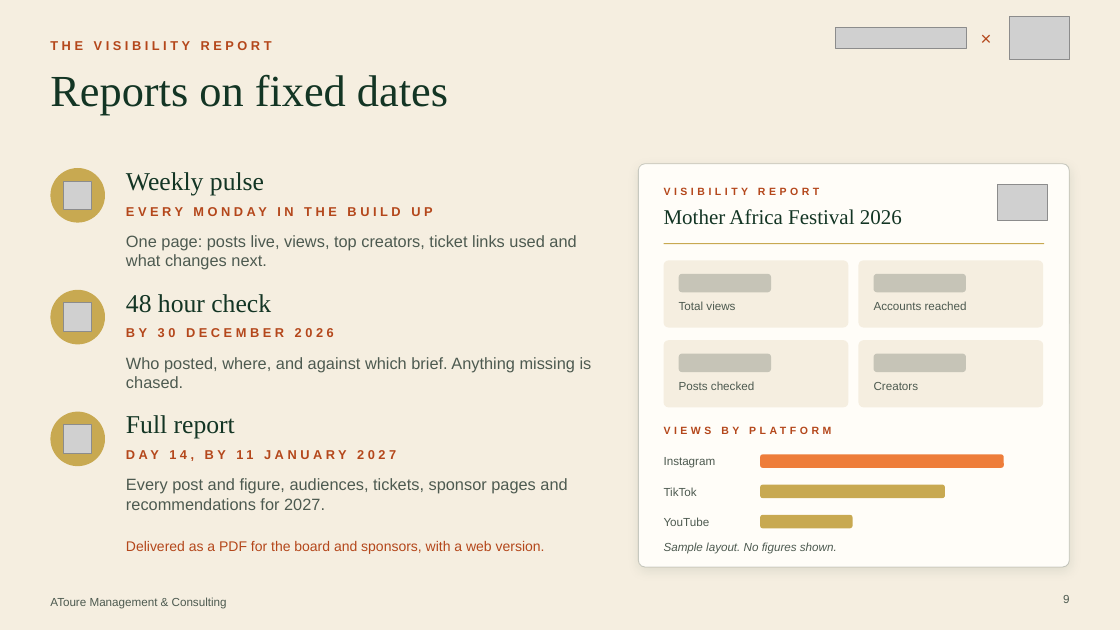
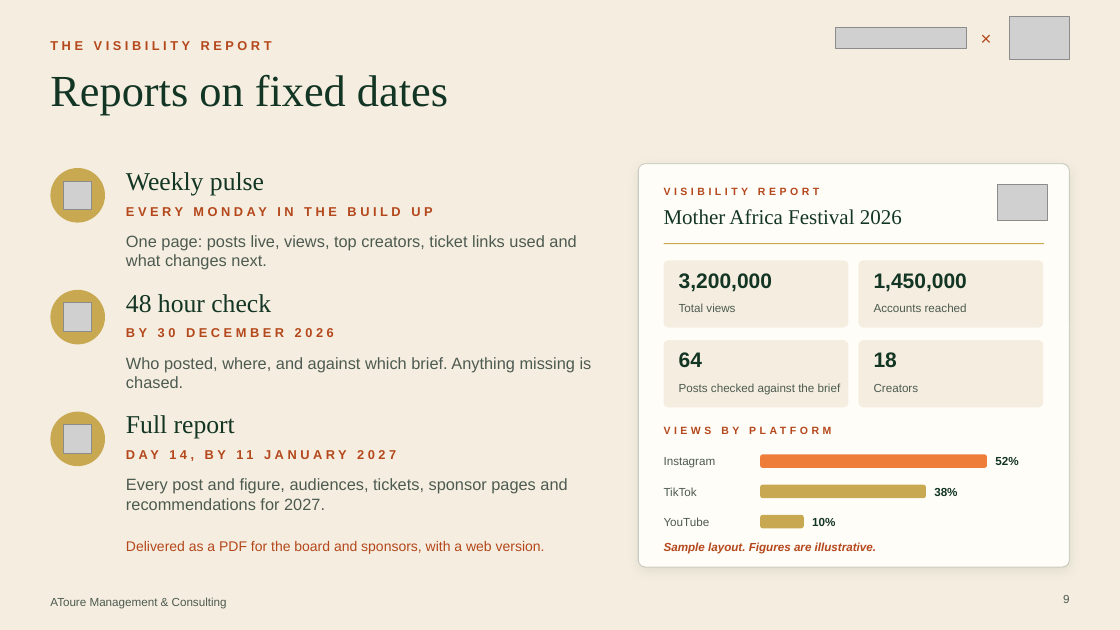
Before and after one commit to atoureconsulting/Mother-Africa, a slide deck: slide 9 of proposition-deck/AToure Mother Africa Festival Proposal.pptx. Drawn at 1120x630 pixels with LibreOffice and Linux fonts; fonts in the diff are those of the drawing; grey boxes stand for pictures. Boxes give left, top, right and bottom in pixels: in the first picture for what was removed or moved away, otherwise in the second. Text is boxed around its words. In the diff, an @@ line names an element or a change of style, - is before the commit and + after.

```diff
--- a/proposition-deck/AToure Mother Africa Festival Proposal.pptx
+++ b/proposition-deck/AToure Mother Africa Festival Proposal.pptx
@@ rounded rectangle removed at [679, 274, 771, 292] @@
@@ text added at [679, 273, 772, 292], 18 pt, text #133524, bold @@
+3,200,000
@@ rounded rectangle removed at [874, 274, 966, 292] @@
@@ text added at [874, 273, 967, 292], 18 pt, text #133524, bold @@
+1,450,000
@@ rounded rectangle removed at [679, 354, 771, 372] @@
@@ text added at [679, 352, 702, 368], 18 pt, text #133524, bold @@
+64
@@ rounded rectangle removed at [874, 354, 966, 372] @@
@@ text added at [874, 352, 897, 368], 18 pt, text #133524, bold @@
+18
@@ text at [679, 383, 841, 395]: text changed @@
-Posts checked
+Posts checked against the brief
@@ rounded rectangle: place and size @@
-rounded rectangle at [760, 455, 1004, 468]
+rounded rectangle at [760, 455, 987, 468]
@@ text added at [995, 457, 1018, 465], 10 pt, text #133524, bold @@
+52%
@@ rounded rectangle: place and size @@
-rounded rectangle at [760, 485, 945, 498]
+rounded rectangle at [760, 485, 926, 498]
@@ text added at [934, 488, 957, 496], 10 pt, text #133524, bold @@
+38%
@@ rounded rectangle: place and size @@
-rounded rectangle at [760, 515, 853, 528]
+rounded rectangle at [760, 515, 804, 528]
@@ text added at [812, 518, 835, 526], 10 pt, text #133524, bold @@
+10%
@@ text at [664, 542, 876, 554]: text changed; text colour #4D5A50 to #B4471B; bold on @@
-Sample layout. No figures shown.
+Sample layout. Figures are illustrative.
```
Also in this commit, not shown: 2 other files.
